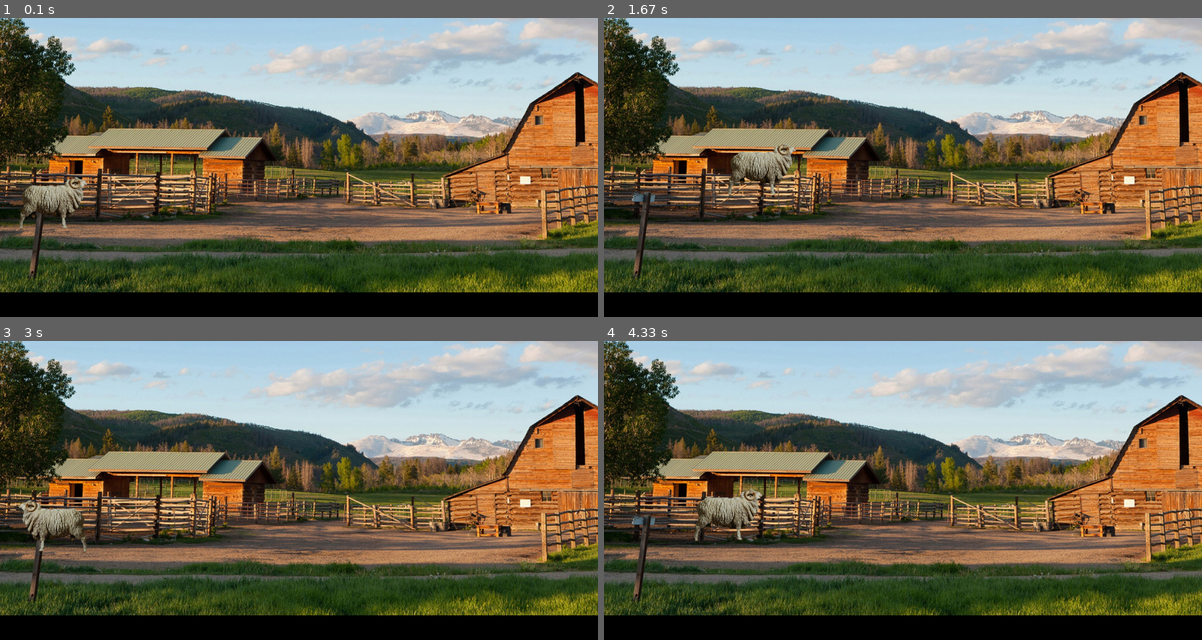
Above: before the commit, frames 1-4 (two rows, left to right).
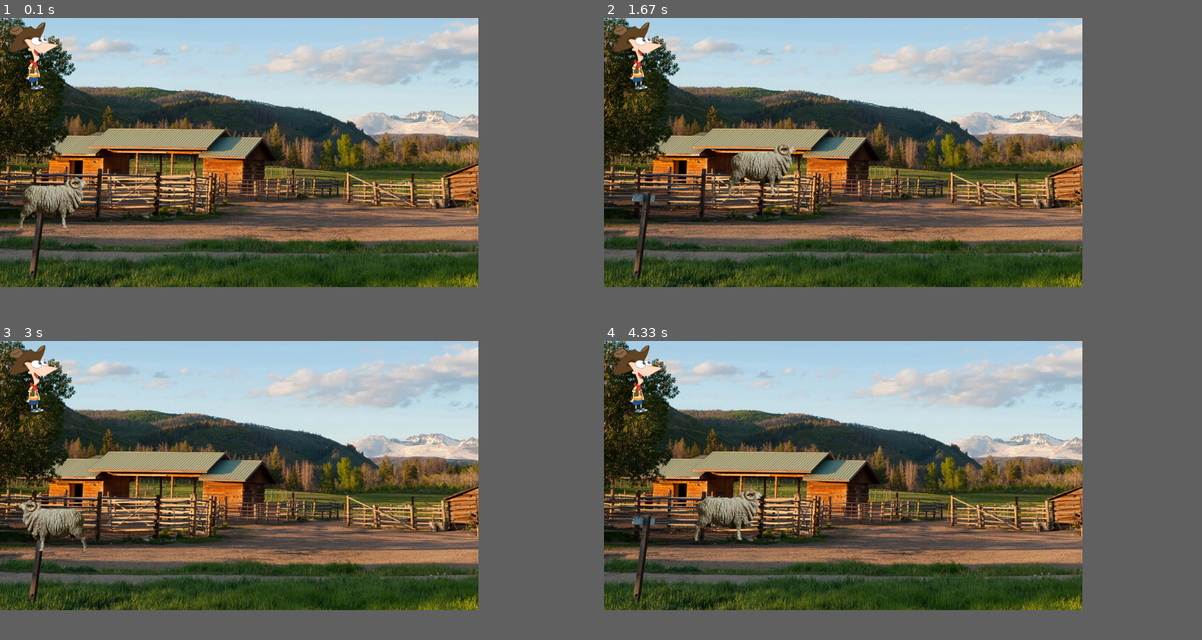
Above: after the commit, the same moments.

Repository: jackh367/RamRanchVideoGame
Game: pygame game, started from pygameTesting/pygametest.py
Same seed, same stepped clock (60 frames per second), same inputs: the game is played once before the commit and once after it.
Inputs:
- Up to frame 1 (0.1 s): no input
- Up to frame 2 (1.67 s): hold Right 0.33-0.8 s; hold Up 0.83-1.13 s; hold Right 1.17-1.63 s
- Up to frame 3 (3 s): hold Left 1.67-2.2 s; hold Down 2.23-2.53 s; hold Left 2.57-2.97 s
- Up to frame 4 (4.33 s): hold Up 3-3.37 s; hold Right 3.4-4.03 s; hold Down from 4.07 s (still down)
In our replay, the window is 900x450 before the commit and 720x405 after it. These sizes can differ from the game's own. Grey fills any space a smaller window leaves; there, only what the larger window draws over its background counts as a difference.

The runs differ from the first frame. In frame 1, 20% of the frame differs, in the area x 0-100%, y 0-92%; in frame 2, 20%; in frame 3, 20%; in frame 4, 20%.

Commit message:
fixed code

Diff:
--- a/pygameTesting/pygametest.py
+++ b/pygameTesting/pygametest.py
@@ -3,14 +3,14 @@
 pygame.init()
 
 # Set up game window.
-screen = pygame.display.set_mode((1600,800))
-#screen = pygame.display.set_mode((0,0), pygame.FULLSCREEN) for fullscreen
+screen = pygame.display.set_mode((1280,720))
 pygame.display.set_caption("Ram Ranch: The Video Game Alpha")
+
 # Setting up sounds.
 file = 'Ram Ranch.mp3'
 pygame.mixer.init()
 pygame.mixer.music.load(file)
-pygame.mixer.music.play()
+# pygame.mixer.music.play()
 pygame.event.wait()
 
 # Setting up ram.
@@ -31,13 +31,14 @@
 ranchheight = 734
 
 # setting up enemies
-#cowboyleft = pygame.image.load("cowboyleft.png")
-#cowboyright = pygame.image.load("cowboyright.png")
-#cowboyx = 0
-#cowboyy = 0
-#cowboywidth = 180
-#cowboyheight = 194
-#cowboyvel = 4.9
+cowboyleft = pygame.image.load("cowboyleft.png")
+cowboyright = pygame.image.load("cowboyright.png")
+cowboyimg = cowboyright
+cowboyx = 0
+cowboyy = 0
+cowboywidth = 180
+cowboyheight = 194
+cowboyvel = 4.9
 
 # Start game loop.
 run = True
@@ -67,7 +68,7 @@
     screen.fill((0, 0, 0))
     screen.blit(ranchimg, (ranchx, ranchy))
     screen.blit(ramimg, (ramx, ramy))
-    #screen.blit(cowboyleft, cowboyright)
+    screen.blit(cowboyimg, (cowboyx, cowboyy))
     pygame.display.update()
 
 pygame.quit()
